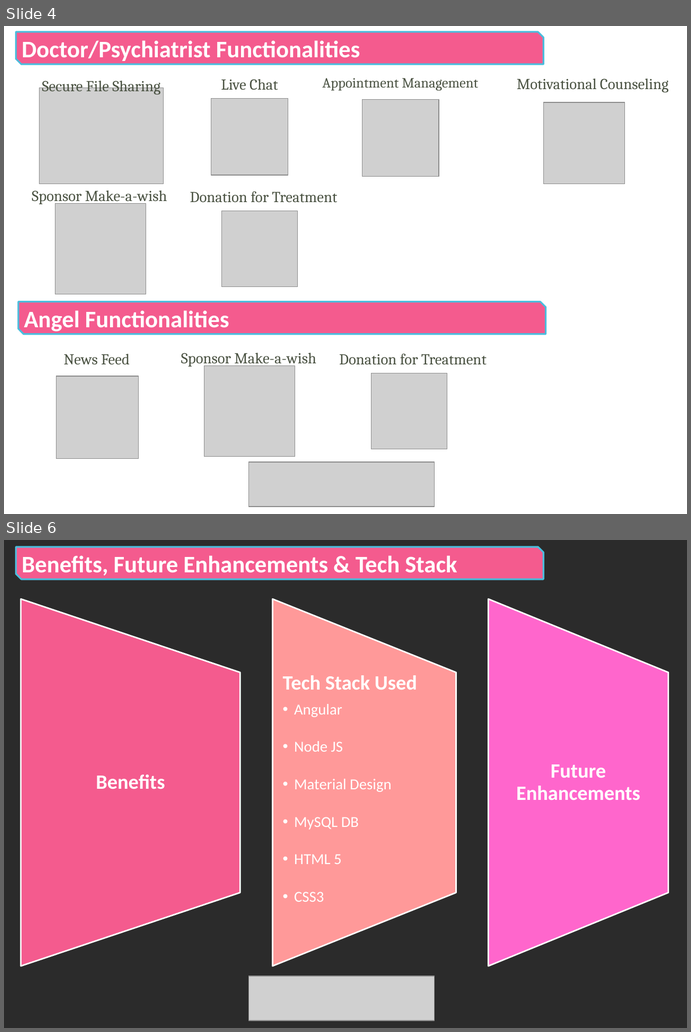
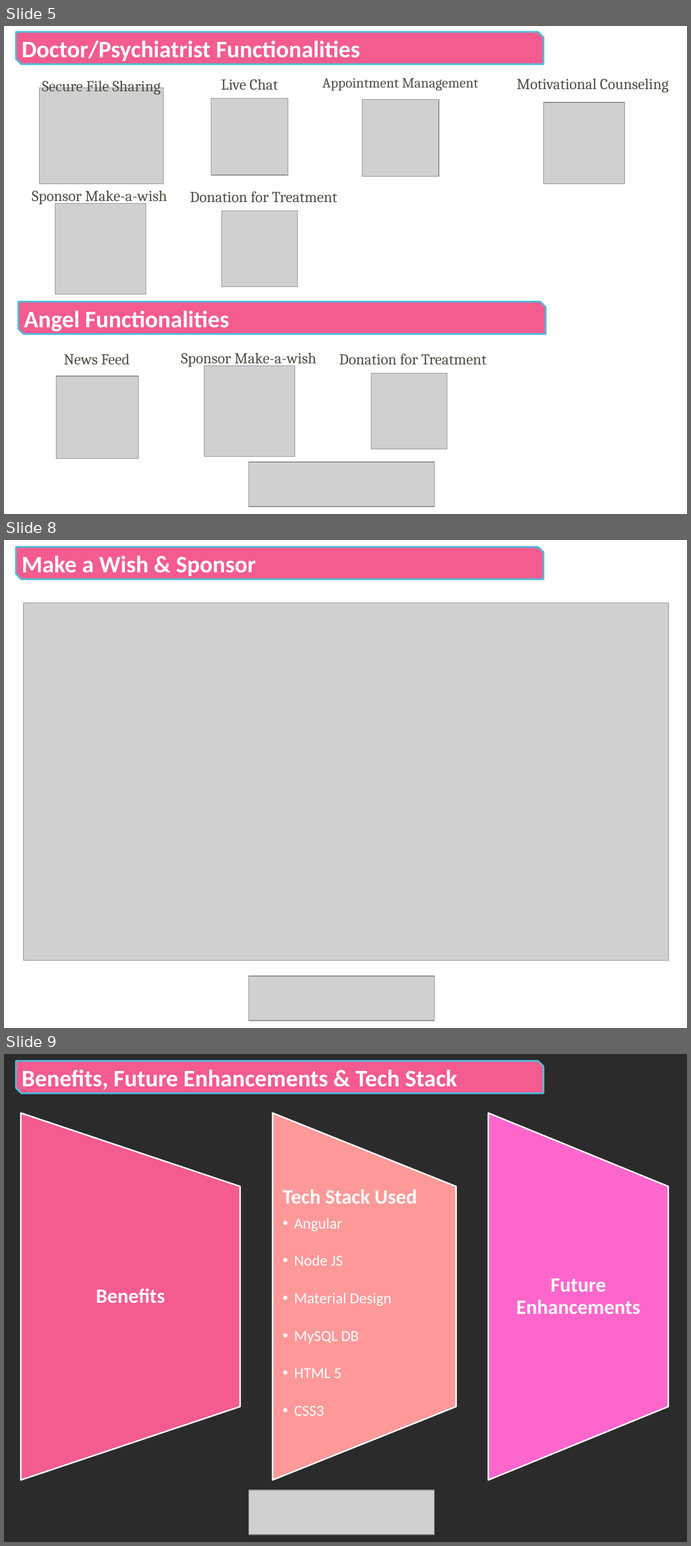
Before and after one commit to charcharan/hack-for-pink-2020, a slide deck: B-Team_Flamingo_Infosys.pptx. Shown one above the other, each under a label of ours: slides 4 and 6 before the commit, slides 5, 8 and 9 after it; the slides between them are not shown. The pictures are 691x1032 and 691x1546 pixels, drawn with LibreOffice and Linux fonts; fonts in the diff are those of the drawing; grey boxes stand for pictures; background and template pictures are left out; a plain dark background stands for a picture behind light text. Boxes give left, top, right and bottom in pixels: in the first picture for what was removed or moved away, otherwise in the second. Text is boxed around its words. In the diff, an @@ line names an element or a change of style, - is before the commit and + after.

```diff
--- a/B-Team_Flamingo_Infosys.pptx
+++ b/B-Team_Flamingo_Infosys.pptx
@@ slide 8 added at [4, 540, 687, 1028], background picture (left out) @@
@@ snip diag rect added at [16, 547, 544, 579], fill #F45B8E, outline #4ABDDD 2 pt, 28 pt, text #FFFFFF, bold @@
+Make a Wish & Sponsor
@@ picture added at [23, 603, 669, 960] @@
@@ picture added at [248, 976, 434, 1020] @@
@@ what was slide 4 is now slide 5 @@
@@ what was slide 6 is now slide 9 @@
```
Also in this commit, not shown: 1 slide changed, 3 other slides added, 1 slide removed, 3 other files.
